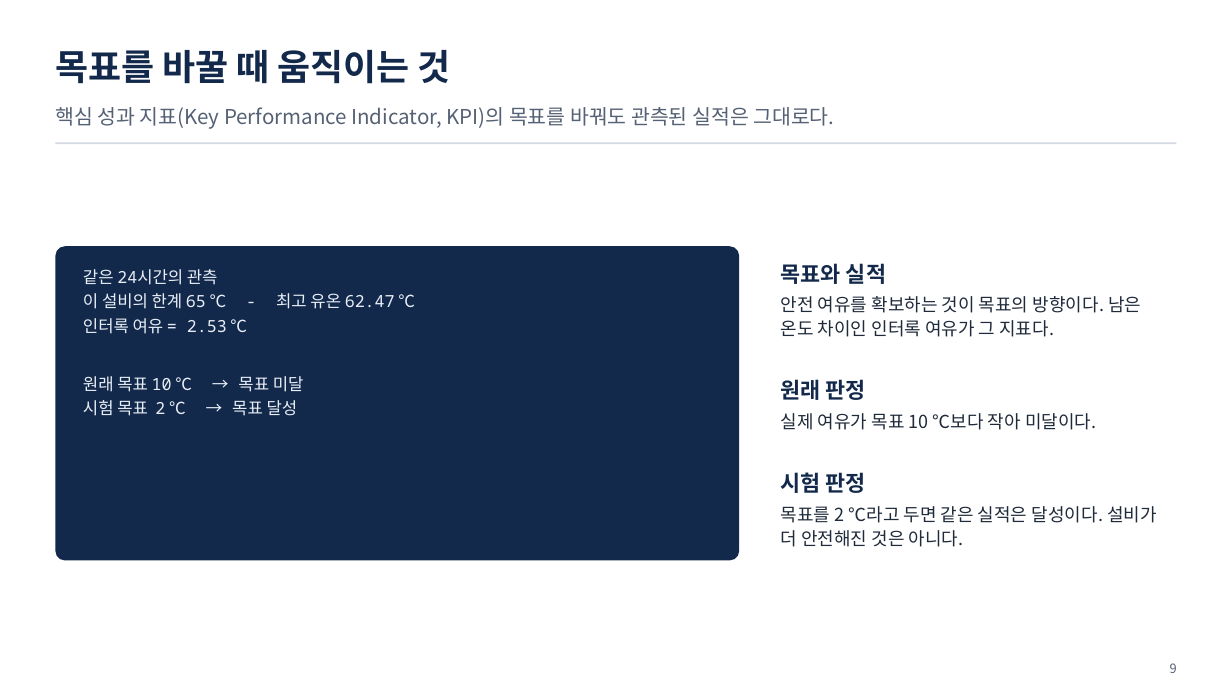
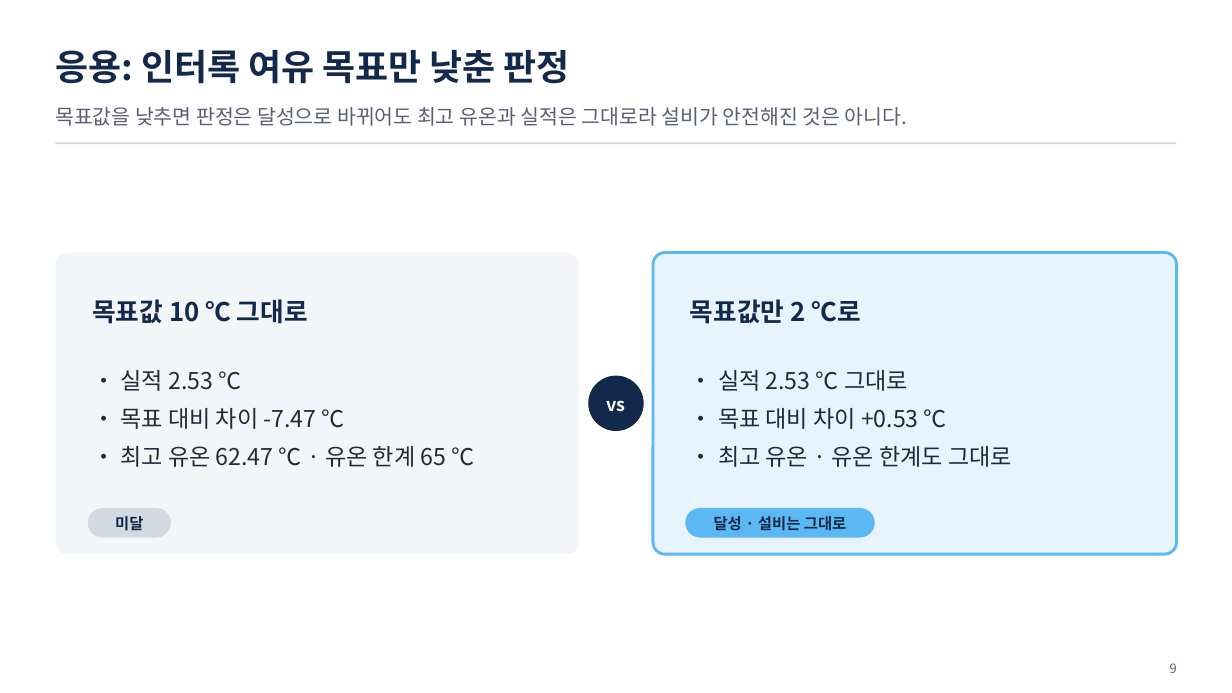
Before and after one commit to uengine-oss/hyd-iot-edu, a slide deck: slide 9 of workspace/강의제작/산출물/실전반/이론/03회차/실전반_03일차.pptx. Drawn at 1232x693 pixels with LibreOffice and Linux fonts; fonts in the diff are those of the drawing. Boxes give left, top, right and bottom in pixels: in the first picture for what was removed or moved away, otherwise in the second. Text is boxed around its words. In the diff, an @@ line names an element or a change of style, - is before the commit and + after.

Commit message:
실전반 3회차 덱 U1~U3(1~23장) 새 판 — 통합 3회차 U3 원본으로 성과 평가 단원을 다시 쓰고 실습1 · 2 소개를 지금 랩대로, 단원마다 독립 검토 지적(3 · 2 · 6건) 고침 · 남은일에 실전 3회차 32 · 33행 미충족 · 동기화.py pull이 이미 없는 파일을 지우다 멈추던 결함

```diff
--- a/workspace/강의제작/산출물/실전반/이론/03회차/실전반_03일차.pptx
+++ b/workspace/강의제작/산출물/실전반/이론/03회차/실전반_03일차.pptx
@@ text at [55, 50, 570, 84]: text changed @@
-목표를 바꿀 때 움직이는 것
+응용: 인터록 여유 목표만 낮춘 판정
@@ text at [55, 107, 908, 126]: text changed @@
-핵심 성과 지표(Key Performance Indicator, KPI)의 목표를 바꿔도 관측된 실적은 그대로다.
+목표값을 낮추면 판정은 달성으로 바뀌어도 최고 유온과 실적은 그대로라 설비가 안전해진 것은 아니다.
@@ rounded rectangle: place and size @@
-rounded rectangle at [55, 246, 739, 560]
+rounded rectangle at [55, 252, 579, 555]
@@ rounded rectangle at [55, 252, 579, 555]: fill #13294B to #F3F6F9; proportions changed @@
@@ rounded rectangle added at [653, 252, 1177, 555], fill #E7F3FD, outline #5CB8F2 2.25 pt @@
@@ text "목표값 10 ℃ 그대로" at [92, 299, 308, 324]: vertical alignment top to middle @@
@@ text at [92, 299, 308, 324]: text changed; size 13 to 20 pt; text colour #E8EEF6 to #13294B; bold on @@
-같은 24시간의 관측
-이 설비의 한계 65 ℃ - 최고 유온 62.47 ℃
-인터록 여유 = 2.53 ℃
-원래 목표 10 ℃ → 목표 미달
-시험 목표 2 ℃ → 목표 달성
+목표값 10 ℃ 그대로
@@ text added at [690, 299, 860, 324], 20 pt, text #13294B, bold @@
+목표값만 2 ℃로
@@ text "• 실적 2.53 ℃" at [121, 370, 474, 467]: vertical alignment middle to top @@
@@ text at [121, 370, 474, 467]: text changed; size 14 to 18 pt @@
-목표와 실적
-안전 여유를 확보하는 것이 목표의 방향이다. 남은 온도 차이인 인터록 여유가 그 지표다.
+• 실적 2.53 ℃
+• 목표 대비 차이 -7.47 ℃
+• 최고 유온 62.47 ℃ · 유온 한계 65 ℃
@@ ellipse added at [589, 376, 644, 432], fill #13294B @@
@@ text added at [718, 370, 1012, 467], 18 pt, text #1F2A3A @@
+• 실적 2.53 ℃ 그대로
+• 목표 대비 차이 +0.53 ℃
+• 최고 유온 · 유온 한계도 그대로
@@ text removed at [781, 379, 1096, 430] @@
-원래 판정
-실제 여유가 목표 10 ℃보다 작아 미달이다.
@@ text added at [606, 400, 625, 412], 14 pt, text #FFFFFF, bold @@
+vs
@@ text removed at [781, 472, 1157, 547] @@
-시험 판정
-목표를 2 ℃라고 두면 같은 실적은 달성이다. 설비가 더 안전해진 것은 아니다.
@@ rounded rectangle added at [88, 508, 171, 538], fill #D3D9E1 @@
@@ rounded rectangle added at [686, 508, 875, 538], fill #5CB8F2 @@
@@ text added at [115, 516, 143, 531], 12 pt, text #13294B, bold @@
+미달
@@ text added at [714, 516, 846, 531], 12 pt, text #13294B, bold @@
+달성 · 설비는 그대로
```
Also in this commit, not shown: 61 other slides changed, 13 slides added, 12 slides removed, 4 other files.
